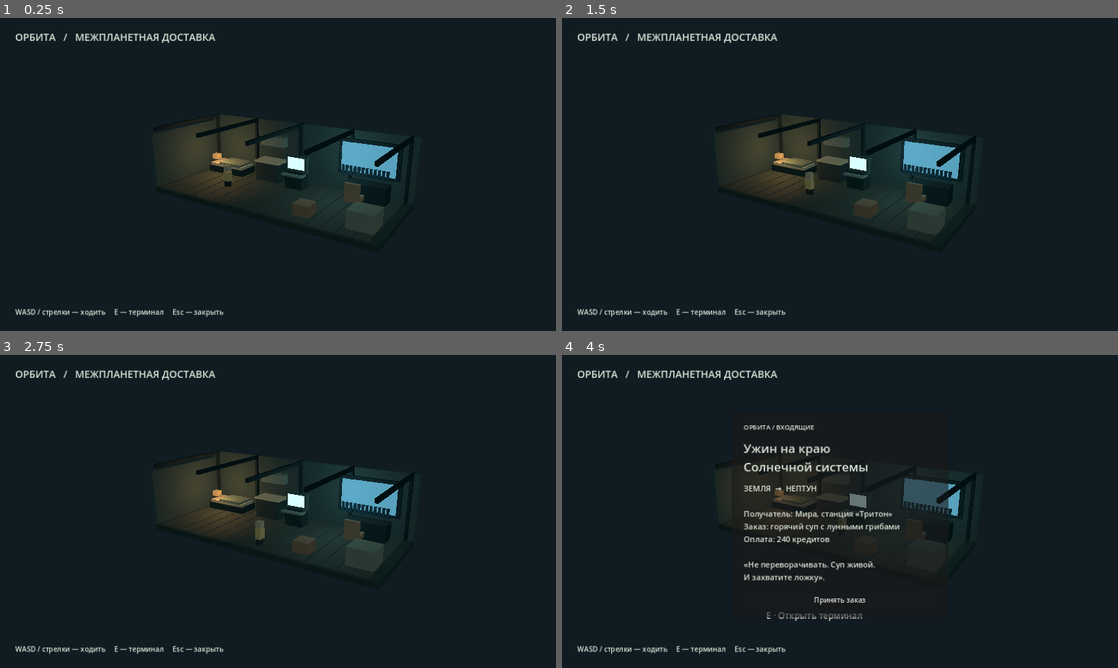
Above: before the commit, frames 1-4 (two rows, left to right).
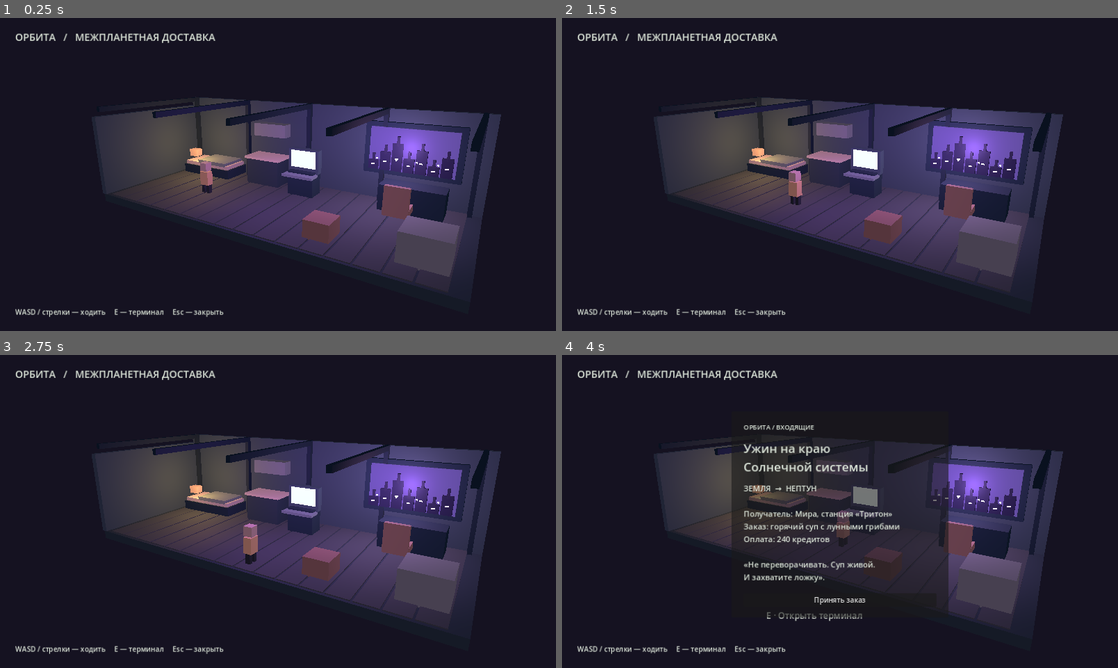
Above: after the commit, the same moments.

Repository: kolumb718/Yantages
Game: Godot game, scene res://ship.tscn
Two runs of this game, one before a commit and one after it. Both use one fixed random seed, a clock stepped at 60 frames per second and the inputs below.
Inputs:
- Up to frame 1 (0.25 s): no input
- Up to frame 2 (1.5 s): tap Enter at 0.5 s; hold D 0.53-1.28 s; hold E 0.53-1.28 s; hold S from 1.28 s (still down); tap E at 1.35 s
- Up to frame 3 (2.75 s): release S at 2.03 s; hold D from 2.03 s (still down); hold E from 2.03 s (still down)
- Up to frame 4 (4 s): release D at 2.78 s; release E at 2.78 s; hold W 2.78-3.53 s; tap E at 2.85 s; hold A from 3.53 s (still down); hold E from 3.53 s (still down)

The runs differ from the first frame. In frame 1, 28% of the frame differs, in the area x 17-91%, y 25-88%; in frame 2, 28%; in frame 3, 28%; in frame 4, 17%.

Commit message:
Brighten ship with violet lighting and factory skyline

Diff:
--- a/godot/ship.gd
+++ b/godot/ship.gd
@@ -34,21 +34,21 @@
 	return l
 
 func _ready() -> void:
-	RenderingServer.set_default_clear_color(Color("101c22"))
+	RenderingServer.set_default_clear_color(Color("151221"))
 	var camera := Camera3D.new()
-	camera.position = Vector3(14, 10, 22)
+	camera.position = Vector3(8.3, 6.3, 13.5)
 	camera.rotation = Vector3.ZERO
 	add_child(camera)
 	camera.look_at(Vector3(0, 1.5, 0))
-	camera.fov = 43
+	camera.fov = 48
 	camera.current = true
 	var ambient := WorldEnvironment.new()
 	var env := Environment.new()
 	env.background_mode = Environment.BG_COLOR
-	env.background_color = Color("101c22")
+	env.background_color = Color("151221")
 	env.ambient_light_source = Environment.AMBIENT_SOURCE_COLOR
-	env.ambient_light_color = Color("789096")
-	env.ambient_light_energy = 0.8
+	env.ambient_light_color = Color("9d80b7")
+	env.ambient_light_energy = 1.3
 	ambient.environment = env
 	add_child(ambient)
 	box(Vector3(0,-0.2,0),Vector3(17,0.4,7),Color("253633"))
@@ -73,9 +73,16 @@
 	box(Vector3(.4,1.9,-1.77),Vector3(1.35,.85,.08),Color("8cd5a9"),self,true)
 	box(Vector3(.4,1.15,-1.4),Vector3(1.65,.13,.7),Color("66796d"))
 	box(Vector3(5.3,2.65,-3.2),Vector3(4.4,2.5,.2),Color("182d31"))
-	box(Vector3(5.3,2.65,-3.05),Vector3(3.85,2.05,.1),Color("386475"),self,true)
-	for i in range(12):
-		box(Vector3(3.55+i*.29,1.7,-2.95),Vector3(.2,.7,.06),Color("1c3c48"))
+	box(Vector3(5.3,2.65,-3.05),Vector3(3.85,2.05,.1),Color("362d55"),self,true)
+	# Industrial skyline outside the cockpit glass.
+	for i in range(7):
+		var height := 0.45 + float((i * 7) % 5) * 0.22
+		var x := 3.63 + i * 0.54
+		box(Vector3(x,1.65 + height * .5,-2.92),Vector3(.48,height,.08),Color("202236"))
+		box(Vector3(x,1.75 + height,-2.92),Vector3(.12,.45,.08),Color("242637"))
+		box(Vector3(x,1.72 + height * .4,-2.85),Vector3(.15,.055,.035),Color("ee90d4"),self,true)
+	for i in range(4):
+		box(Vector3(3.8 + i * .9,2.2,-2.87),Vector3(.07,.07,.05),Color("c0a3ff"),self,true)
 	box(Vector3(5.7,.7,-2.2),Vector3(2.8,1.2,1.1),Color("1a2e30"))
 	box(Vector3(5.5,.8,-.3),Vector3(1,.3,1),Color("8b7056"))
 	box(Vector3(5.5,1.3,.1),Vector3(1,1.2,.2),Color("8b7056"))
@@ -84,15 +91,27 @@
 	var warm := OmniLight3D.new()
 	warm.position = Vector3(-6,2,-1)
 	warm.light_color = Color("ffbe79")
-	warm.light_energy = 2.5
+	warm.light_energy = 3.4
 	warm.omni_range = 7
 	add_child(warm)
 	var cool := OmniLight3D.new()
 	cool.position = Vector3(4,3,-1)
-	cool.light_color = Color("91c9d2")
-	cool.light_energy = 1.7
+	cool.light_color = Color("ad81e8")
+	cool.light_energy = 4.0
 	cool.omni_range = 9
 	add_child(cool)
+	var purple := OmniLight3D.new()
+	purple.position = Vector3(0,3.3,1.3)
+	purple.light_color = Color("b56cfa")
+	purple.light_energy = 4.2
+	purple.omni_range = 11
+	add_child(purple)
+	var window_glow := OmniLight3D.new()
+	window_glow.position = Vector3(5.3,2.8,-2.5)
+	window_glow.light_color = Color("d69cf7")
+	window_glow.light_energy = 3.3
+	window_glow.omni_range = 7
+	add_child(window_glow)
 	player = Node3D.new()
 	player.position = Vector3(-4,0,.6)
 	add_child(player)
